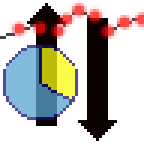
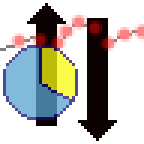
Comparing the layer stacks of the two 144 x 144 images. Changes:
"histgraph": opacity 75% → 51%, painted on it over [0, 0, 144, 51]
